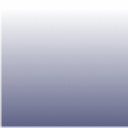
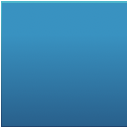
Layered file, before and after one edit (128 × 128). Changes by layer:
added group "Group 4" with 3 layers in group "Group 2" over <box>0,1,128,128</box>
added layer "Paint Layer 5" in group "Group 4" over <box>0,1,128,128</box>
moved "Paint Layer 3" into group "Group 4", painted on it over <box>0,1,128,128</box>
hid "Paint Layer 1" over <box>0,1,128,128</box>
painted on "Background" over <box>0,1,128,128</box>
